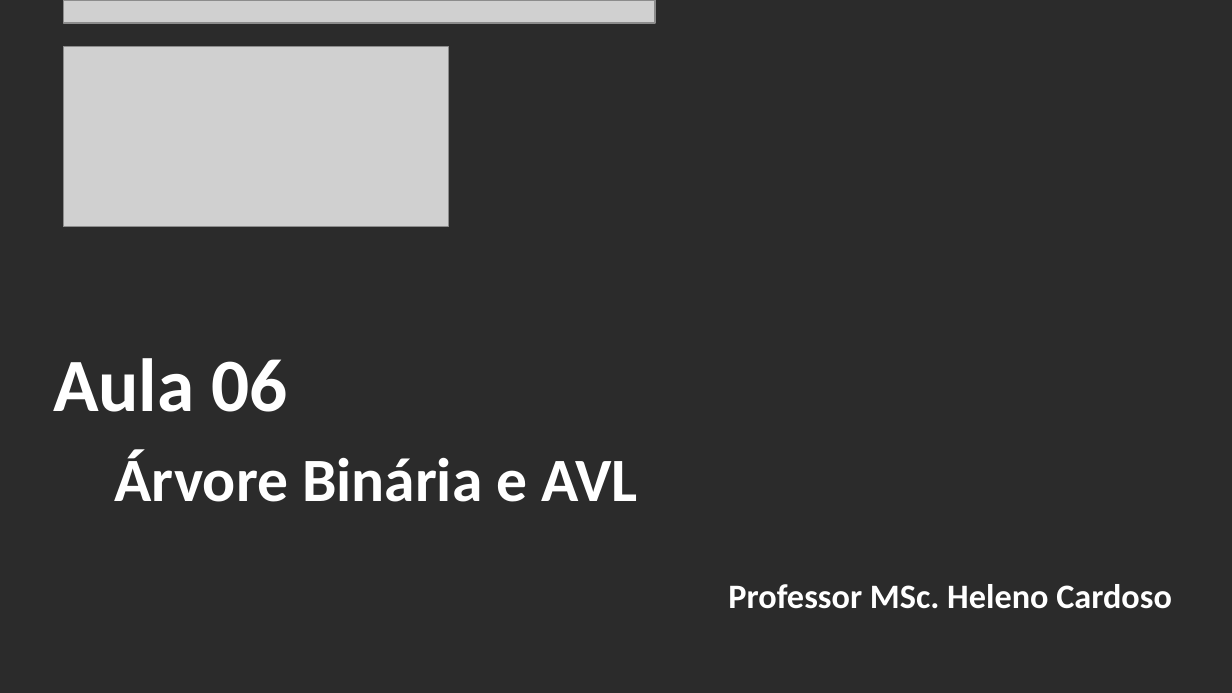
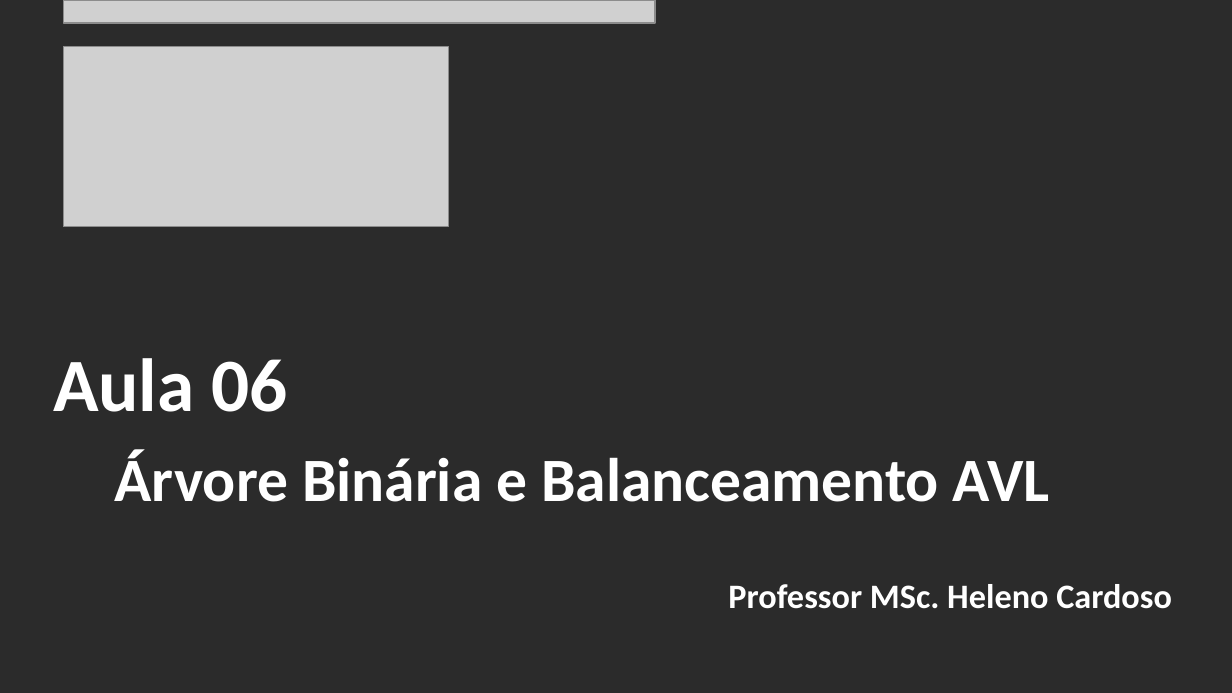
Before and after one commit to CloudEducationBrazil/WydenAlgoritmosEComplexidade, a slide deck: slide 2 of 01 Classes/Aula 06 - Algoritmos e Complexidade - Árvore Binária e AVL.pptx. Drawn at 1232x693 pixels with LibreOffice and Linux fonts; fonts in the diff are those of the drawing; grey boxes stand for pictures; background and template pictures are left out; a plain dark background stands for a picture behind light text. Boxes give left, top, right and bottom in pixels: in the first picture for what was removed or moved away, otherwise in the second. Text is boxed around its words. In the diff, an @@ line names an element or a change of style, - is before the commit and + after.

```diff
--- a/01 Classes/Aula 06 - Algoritmos e Complexidade - Árvore Binária e AVL.pptx
+++ b/01 Classes/Aula 06 - Algoritmos e Complexidade - Árvore Binária e AVL.pptx
@@ title at (53, 358, 1050, 502): text changed @@
-Aula 06
-Árvore Binária e AVL
+Aula 06
+Árvore Binária e Balanceamento AVL
```
Also in this commit, not shown: 5 other slides changed, 12 slides added, 5 other files.
